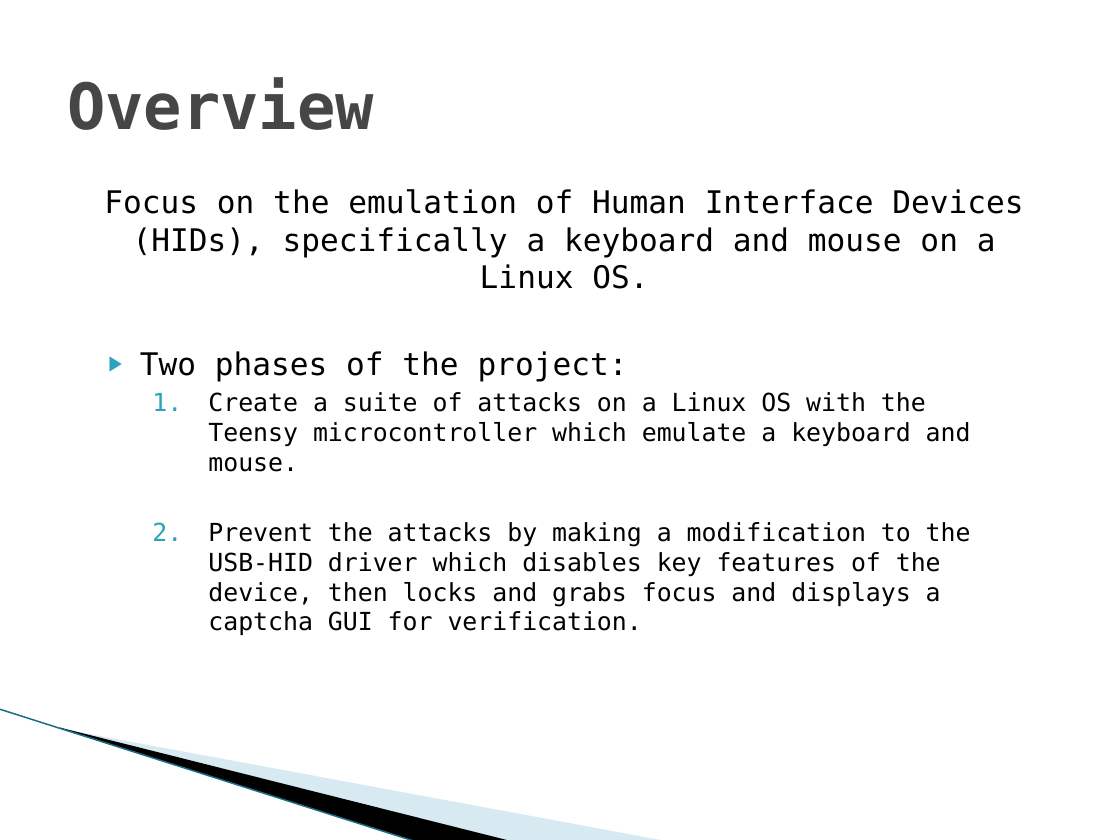
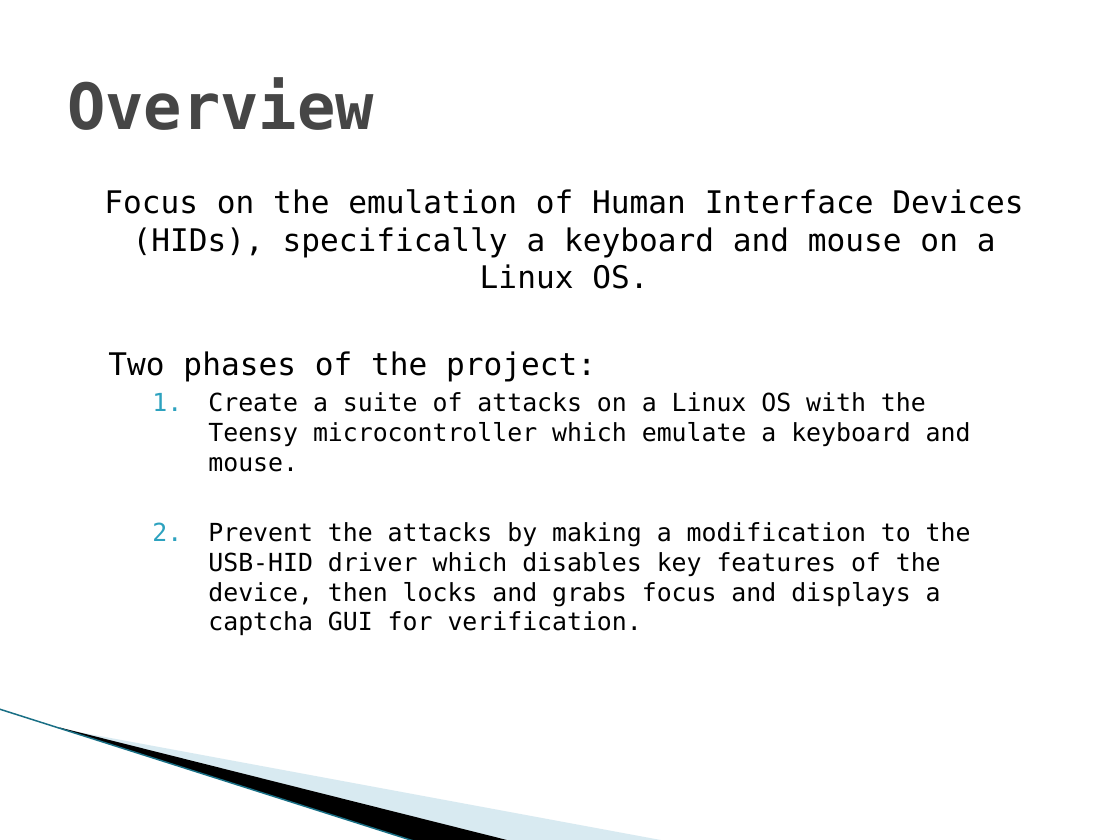
Before and after one commit to vfasburg/cse_825, a slide deck: slide 3 of Project/Final_Project_Presentation_Fasburg_Reiff_Thomas.pptx. Drawn at 1120x840 pixels with LibreOffice and Linux fonts; fonts in the diff are those of the drawing; background and template pictures are left out. Boxes give left, top, right and bottom in pixels: in the first picture for what was removed or moved away, otherwise in the second. Text is boxed around its words. In the diff, an @@ line names an element or a change of style, - is before the commit and + after.

```diff
--- a/Project/Final_Project_Presentation_Fasburg_Reiff_Thomas.pptx
+++ b/Project/Final_Project_Presentation_Fasburg_Reiff_Thomas.pptx
@@ text at [108,351,596,382]: bullet ▶ to none @@
```
Also in this commit, not shown: 1 other slide changed.
